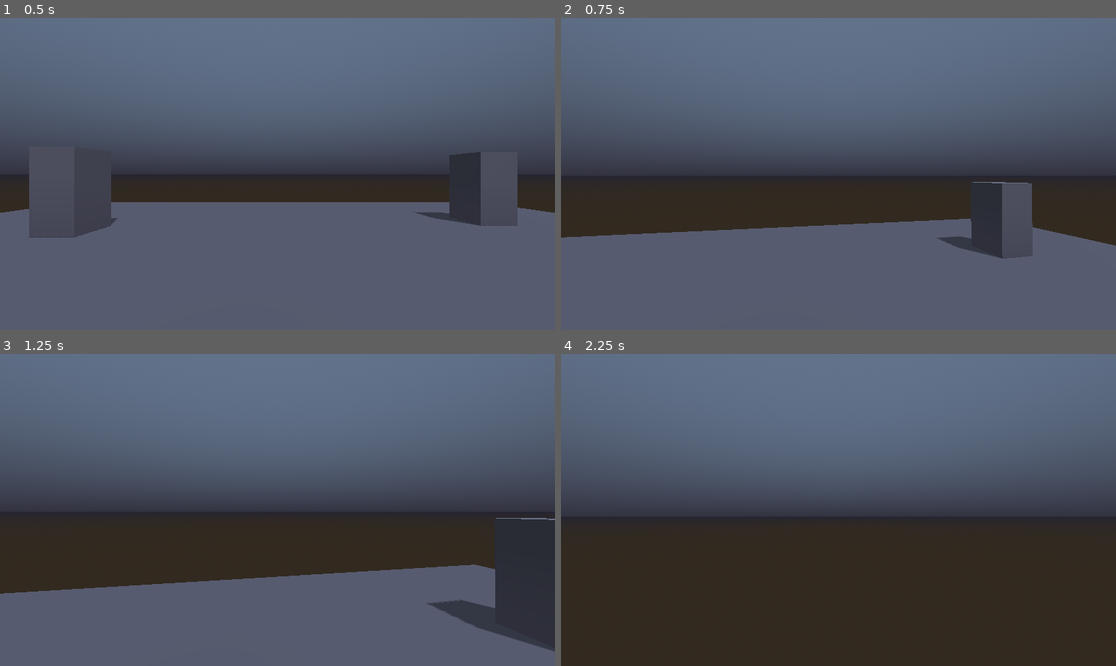
Above: before the commit, frames 1-4 (two rows, left to right).
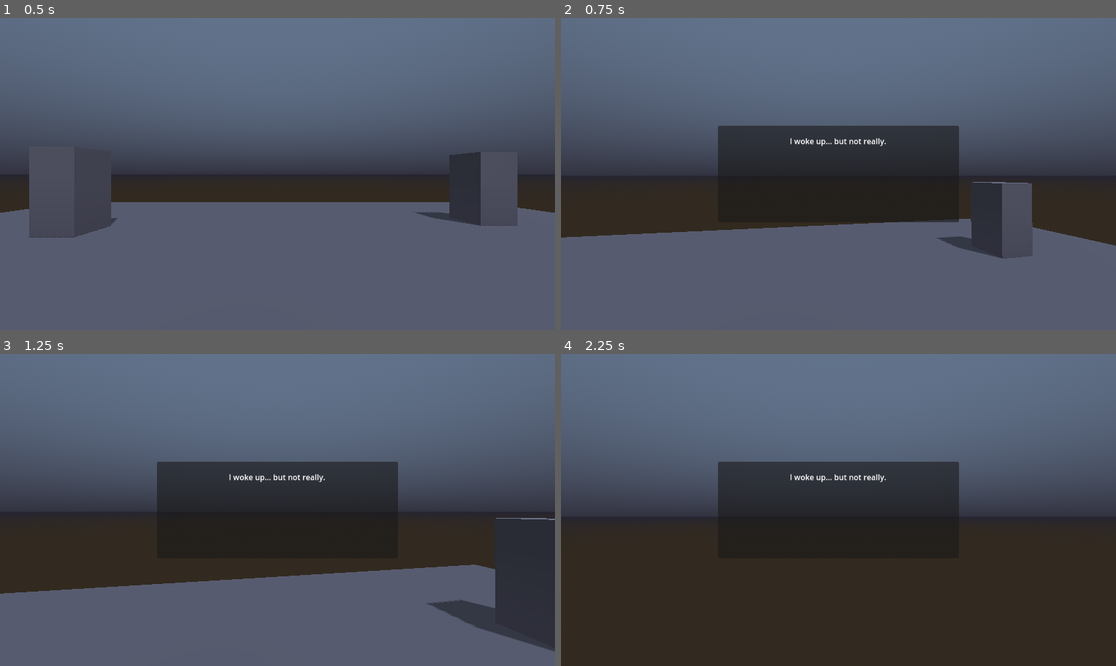
Above: after the commit, the same moments.

Repository: prajwalc22/test_godot
Game: Godot game, scene res://scene_0.tscn
Same seed, same stepped clock (60 frames per second), same inputs: the game is played once before the commit and once after it.
Inputs (mouse positions are in pixels of both pictures, inside the frame that each line leads up to):
- Up to frame 1 (0.5 s): no input
- Up to frame 2 (0.75 s): tap Enter (ui_accept) at 0.5 s; move the mouse to (866, 174) at 0.52 s; hold Up (ui_up) from 0.53 s (still down)
- Up to frame 3 (1.25 s): keep holding Up (ui_up); tap Enter (ui_accept) at 0.77 s
- Up to frame 4 (2.25 s): keep holding Up (ui_up); move the mouse to (810, 510) at 1.27 s; tap Enter (ui_accept) at 1.52 s; move the mouse to (849, 503) at 2.02 s

Frame 1 is identical in both runs. In frame 2, 6.8% of the frame differs, in the area x 28-72%, y 34-66%; in frame 3, 6.7%; in frame 4, 7.4%, in the area x 28-72%, y 34-52%.

Commit message:
Add dialogue system, HUD, and initial mechanics implementation
- Created HUD system with objective display and dialogue panels
- Added clown body interaction system with proximity trigger
- Implemented initial monologue trigger when player starts moving
- Created game manager to coordinate mechanics and event flow
- Added boundary walls to prevent player from falling off cliff
- Updated scene structure to support event-driven cat spawning

Co-authored-by: prajwalc22 <102746930+prajwalc22@users.noreply.github.com>

Diff:
--- a/test/clown_body.tscn
+++ b/test/clown_body.tscn
@@ -1,4 +1,6 @@
-[gd_scene load_steps=3 format=3 uid="uid://cq7k2y8m2xqg5"]
+[gd_scene load_steps=4 format=3 uid="uid://cq7k2y8m2xqg5"]
+
+[ext_resource type="Script" path="res://clown_body_interaction.gd" id="1_interact"]
 
 [sub_resource type="CapsuleMesh" id="CapsuleMesh_1"]
 radius = 0.4
@@ -7,6 +9,9 @@
 [sub_resource type="CapsuleShape3D" id="CapsuleShape3D_1"]
 radius = 0.4
 height = 1.8
+
+[sub_resource type="SphereShape3D" id="SphereShape3D_1"]
+radius = 2.0
 
 [node name="ClownBody" type="StaticBody3D"]
 
@@ -17,3 +22,10 @@
 [node name="CollisionShape3D" type="CollisionShape3D" parent="."]
 transform = Transform3D(0.707107, 0, 0.707107, 0, 1, 0, -0.707107, 0, 0.707107, 0, 0.9, 0)
 shape = SubResource("CapsuleShape3D_1")
+
+[node name="InteractionArea" type="Area3D" parent="."]
+script = ExtResource("1_interact")
+
+[node name="CollisionShape3D" type="CollisionShape3D" parent="InteractionArea"]
+transform = Transform3D(1, 0, 0, 0, 1, 0, 0, 0, 1, 0, 0.9, 0)
+shape = SubResource("SphereShape3D_1")
--- /dev/null
+++ b/test/clown_body_interaction.gd
@@ -0,0 +1,100 @@
+extends Area3D
+
+# Signals
+signal interaction_completed
+
+# References
+var hud: CanvasLayer = null
+var player: Node3D = null
+
+# State
+var has_interacted: bool = false
+var proximity_message_shown: bool = false
+var interaction_enabled: bool = true
+
+# Parameters
+@export var interaction_distance: float = 2.0
+@export var proximity_message: String = "That's… me."
+
+# Dialogue options
+var dialogue_options: Array = [
+	"Am I dead?",
+	"Why can't I feel anything?",
+	"What happened?"
+]
+var realization_text: String = "I don't remember."
+
+func _ready() -> void:
+	# Connect area signals
+	body_entered.connect(_on_body_entered)
+	body_exited.connect(_on_body_exited)
+
+func _process(_delta: float) -> void:
+	if not interaction_enabled or not player or not hud:
+		return
+
+	var distance = global_position.distance_to(player.global_position)
+
+	# Show proximity message when player is near
+	if distance <= interaction_distance and not proximity_message_shown and not has_interacted:
+		_show_proximity_message()
+	elif distance > interaction_distance and proximity_message_shown and not has_interacted:
+		_hide_proximity_message()
+
+func _show_proximity_message() -> void:
+	"""Show the initial proximity message"""
+	proximity_message_shown = true
+	hud.show_dialogue(proximity_message)
+
+	# After a delay, show dialogue options
+	await get_tree().create_timer(2.0).timeout
+	if proximity_message_shown and not has_interacted:
+		_show_dialogue_options()
+
+func _hide_proximity_message() -> void:
+	"""Hide proximity message when player moves away"""
+	proximity_message_shown = false
+	if not has_interacted:
+		hud.hide_dialogue()
+
+func _show_dialogue_options() -> void:
+	"""Show dialogue options for the player to choose"""
+	hud.show_dialogue("", dialogue_options, _on_dialogue_option_selected)
+
+func _on_dialogue_option_selected(option: String) -> void:
+	"""Handle dialogue option selection"""
+	# Show realization text regardless of choice
+	hud.show_dialogue(realization_text)
+	has_interacted = true
+
+	# Hide dialogue after a moment and trigger completion
+	await get_tree().create_timer(3.0).timeout
+	hud.hide_dialogue()
+	_complete_interaction()
+
+func _complete_interaction() -> void:
+	"""Complete the interaction and trigger environment changes"""
+	interaction_enabled = false
+	interaction_completed.emit()
+
+	# Trigger subtle environment changes (faint wind sound would go here)
+	# For now, we'll just emit the signal for other systems to respond
+
+func _on_body_entered(body: Node3D) -> void:
+	"""Track when player enters the area"""
+	if body.name == "Spirit":
+		player = body
+
+func _on_body_exited(body: Node3D) -> void:
+	"""Track when player exits the area"""
+	if body.name == "Spirit":
+		player = null
+		_hide_proximity_message()
+
+func set_hud(hud_node: CanvasLayer) -> void:
+	"""Set the HUD reference"""
+	hud = hud_node
+
+func set_player(player_node: Node3D) -> void:
+	"""Set the player reference"""
+	player = player_node
--- /dev/null
+++ b/test/game_manager.gd
@@ -0,0 +1,45 @@
+extends Node
+
+# Scene references
+@onready var hud: CanvasLayer = $HUD
+@onready var player: CharacterBody3D = $Spirit
+@onready var cat: CharacterBody3D = $BlackCat
+@onready var clown_body_interaction: Area3D = $ClownBody/InteractionArea
+
+# Game state
+var cat_spawned: bool = false
+
+func _ready() -> void:
+	# Hide the cat initially until the realization event
+	cat.visible = false
+	cat.process_mode = Node.PROCESS_MODE_DISABLED
+
+	# Connect references
+	if player.has_method("set_hud"):
+		player.set_hud(hud)
+
+	if clown_body_interaction:
+		clown_body_interaction.set_hud(hud)
+		clown_body_interaction.set_player(player)
+		clown_body_interaction.interaction_completed.connect(_on_clown_body_interaction_completed)
+
+func _on_clown_body_interaction_completed() -> void:
+	"""Handle completion of clown body interaction"""
+	# Spawn the cat after a brief moment
+	await get_tree().create_timer(1.0).timeout
+	_spawn_cat()
+
+func _spawn_cat() -> void:
+	"""Spawn the cat and set the follow objective"""
+	if cat_spawned:
+		return
+
+	cat_spawned = true
+	cat.visible = true
+	cat.process_mode = Node.PROCESS_MODE_INHERIT
+
+	# Play a small sound effect (placeholder - sound would go here)
+	# For now, we'll just show the objective
+
+	# Set the objective
+	hud.set_objective("Follow the cat.")
--- /dev/null
+++ b/test/hud.gd
@@ -0,0 +1,52 @@
+extends CanvasLayer
+
+# UI elements
+@onready var objective_label: Label = $ObjectiveContainer/ObjectiveLabel
+@onready var dialogue_panel: Panel = $DialoguePanel
+@onready var dialogue_text: Label = $DialoguePanel/DialogueText
+@onready var dialogue_options: VBoxContainer = $DialoguePanel/DialogueOptions
+
+# State
+var current_dialogue_options: Array = []
+var dialogue_callback: Callable
+
+func _ready() -> void:
+	# Hide dialogue panel initially
+	dialogue_panel.visible = false
+
+func set_objective(text: String) -> void:
+	"""Update the objective display"""
+	objective_label.text = text
+	objective_label.visible = text != ""
+
+func show_dialogue(text: String, options: Array = [], callback: Callable = Callable()) -> void:
+	"""Show dialogue with optional choices"""
+	dialogue_text.text = text
+	dialogue_callback = callback
+
+	# Clear previous options
+	for child in dialogue_options.get_children():
+		child.queue_free()
+
+	# Add new options if provided
+	if options.size() > 0:
+		for option in options:
+			var button = Button.new()
+			button.text = option
+			button.pressed.connect(_on_option_selected.bind(option))
+			dialogue_options.add_child(button)
+		dialogue_options.visible = true
+	else:
+		dialogue_options.visible = false
+
+	dialogue_panel.visible = true
+
+func hide_dialogue() -> void:
+	"""Hide the dialogue panel"""
+	dialogue_panel.visible = false
+
+func _on_option_selected(option: String) -> void:
+	"""Handle dialogue option selection"""
+	if dialogue_callback.is_valid():
+		dialogue_callback.call(option)
+	hide_dialogue()
--- /dev/null
+++ b/test/hud.tscn
@@ -0,0 +1,65 @@
+[gd_scene load_steps=2 format=3 uid="uid://c1234567890ab"]
+
+[ext_resource type="Script" path="res://hud.gd" id="1_hud"]
+
+[node name="HUD" type="CanvasLayer"]
+script = ExtResource("1_hud")
+
+[node name="ObjectiveContainer" type="MarginContainer" parent="."]
+anchors_preset = 5
+anchor_left = 0.5
+anchor_right = 0.5
+offset_left = -200.0
+offset_top = 20.0
+offset_right = 200.0
+offset_bottom = 60.0
+grow_horizontal = 2
+
+[node name="ObjectiveLabel" type="Label" parent="ObjectiveContainer"]
+layout_mode = 2
+theme_type_variation = &"HeaderLarge"
+text = ""
+horizontal_alignment = 1
+vertical_alignment = 1
+
+[node name="DialoguePanel" type="Panel" parent="."]
+anchors_preset = 8
+anchor_left = 0.5
+anchor_top = 0.5
+anchor_right = 0.5
+anchor_bottom = 0.5
+offset_left = -250.0
+offset_top = -100.0
+offset_right = 250.0
+offset_bottom = 100.0
+grow_horizontal = 2
+grow_vertical = 2
+
+[node name="DialogueText" type="Label" parent="DialoguePanel"]
+layout_mode = 1
+anchors_preset = 10
+anchor_right = 1.0
+offset_left = 20.0
+offset_top = 20.0
+offset_right = -20.0
+offset_bottom = 80.0
+grow_horizontal = 2
+text = "Dialogue text goes here"
+horizontal_alignment = 1
+autowrap_mode = 3
+
+[node name="DialogueOptions" type="VBoxContainer" parent="DialoguePanel"]
+layout_mode = 1
+anchors_preset = 7
+anchor_left = 0.5
+anchor_top = 1.0
+anchor_right = 0.5
+anchor_bottom = 1.0
+offset_left = -100.0
+offset_top = -80.0
+offset_right = 100.0
+offset_bottom = -20.0
+grow_horizontal = 2
+grow_vertical = 0
+theme_override_constants/separation = 5
+alignment = 1
--- a/test/scene_0.tscn
+++ b/test/scene_0.tscn
@@ -1,14 +1,19 @@
-[gd_scene load_steps=10 format=3 uid="uid://cfa24shc6ofpn"]
+[gd_scene load_steps=11 format=3 uid="uid://cfa24shc6ofpn"]
 
 [ext_resource type="PackedScene" uid="uid://c3y4vh0xkqpvr" path="res://spirit.tscn" id="1_b8xk5"]
 [ext_resource type="PackedScene" uid="uid://bsxnl4w6ynvy8" path="res://black_cat.tscn" id="2_vqx8g"]
 [ext_resource type="PackedScene" uid="uid://cq7k2y8m2xqg5" path="res://clown_body.tscn" id="3_3n6ch"]
+[ext_resource type="PackedScene" uid="uid://c1234567890ab" path="res://hud.tscn" id="4_hud"]
+[ext_resource type="Script" path="res://game_manager.gd" id="5_game"]
 
 [sub_resource type="PlaneMesh" id="PlaneMesh_1"]
 size = Vector2(20, 20)
 
 [sub_resource type="BoxShape3D" id="BoxShape3D_1"]
 size = Vector3(20, 0.2, 20)
+
+[sub_resource type="BoxShape3D" id="BoxShape3D_2"]
+size = Vector3(20, 4, 0.5)
 
 [sub_resource type="BoxMesh" id="BoxMesh_1"]
 size = Vector3(1, 2, 1)
@@ -33,7 +38,8 @@
 fog_height = 2.0
 fog_height_density = 0.5
 
-[node name="Scene0" type="Node3D"]
+[node name="Scene0" type="Node"]
+script = ExtResource("5_game")
 
 [node name="WorldEnvironment" type="WorldEnvironment" parent="."]
 environment = SubResource("Environment_1")
@@ -99,3 +105,31 @@
 
 [node name="Waypoint4" type="Node3D" parent="."]
 transform = Transform3D(1, 0, 0, 0, 1, 0, 0, 0, 1, 5, 0, -3)
+
+[node name="HUD" parent="." instance=ExtResource("4_hud")]
+
+[node name="BoundaryWalls" type="Node3D" parent="."]
+
+[node name="WallNorth" type="StaticBody3D" parent="BoundaryWalls"]
+transform = Transform3D(1, 0, 0, 0, 1, 0, 0, 0, 1, 0, 1, -10)
+
+[node name="CollisionShape3D" type="CollisionShape3D" parent="BoundaryWalls/WallNorth"]
+shape = SubResource("BoxShape3D_2")
+
+[node name="WallSouth" type="StaticBody3D" parent="BoundaryWalls"]
+transform = Transform3D(1, 0, 0, 0, 1, 0, 0, 0, 1, 0, 1, 10)
+
+[node name="CollisionShape3D" type="CollisionShape3D" parent="BoundaryWalls/WallSouth"]
+shape = SubResource("BoxShape3D_2")
+
+[node name="WallEast" type="StaticBody3D" parent="BoundaryWalls"]
+transform = Transform3D(-4.37114e-08, 0, 1, 0, 1, 0, -1, 0, -4.37114e-08, 10, 1, 0)
+
+[node name="CollisionShape3D" type="CollisionShape3D" parent="BoundaryWalls/WallEast"]
+shape = SubResource("BoxShape3D_2")
+
+[node name="WallWest" type="StaticBody3D" parent="BoundaryWalls"]
+transform = Transform3D(-4.37114e-08, 0, 1, 0, 1, 0, -1, 0, -4.37114e-08, -10, 1, 0)
+
+[node name="CollisionShape3D" type="CollisionShape3D" parent="BoundaryWalls/WallWest"]
+shape = SubResource("BoxShape3D_2")
--- a/test/spirit_movement.gd
+++ b/test/spirit_movement.gd
@@ -11,6 +11,11 @@
 
 # Camera rotation
 var camera_rotation: Vector2 = Vector2.ZERO
+
+# Monologue state
+var has_moved: bool = false
+var initial_monologue: String = "I woke up… but not really."
+var hud: CanvasLayer = null
 
 func _ready() -> void:
 	# Capture mouse for first-person controls
@@ -49,6 +54,11 @@
 	var input_dir := Input.get_vector("ui_left", "ui_right", "ui_up", "ui_down")
 	var direction := (transform.basis * Vector3(input_dir.x, 0, input_dir.y)).normalized()
 
+	# Check if player has moved for the first time
+	if not has_moved and direction.length() > 0 and hud:
+		has_moved = true
+		_trigger_initial_monologue()
+
 	# Apply movement
 	if direction:
 		velocity.x = direction.x * speed
@@ -58,3 +68,15 @@
 		velocity.z = move_toward(velocity.z, 0, speed)
 
 	move_and_slide()
+
+func _trigger_initial_monologue() -> void:
+	"""Trigger the initial internal monologue"""
+	if hud:
+		hud.show_dialogue(initial_monologue)
+		# Hide the monologue after a few seconds
+		await get_tree().create_timer(3.0).timeout
+		hud.hide_dialogue()
+
+func set_hud(hud_node: CanvasLayer) -> void:
+	"""Set the HUD reference"""
+	hud = hud_node
